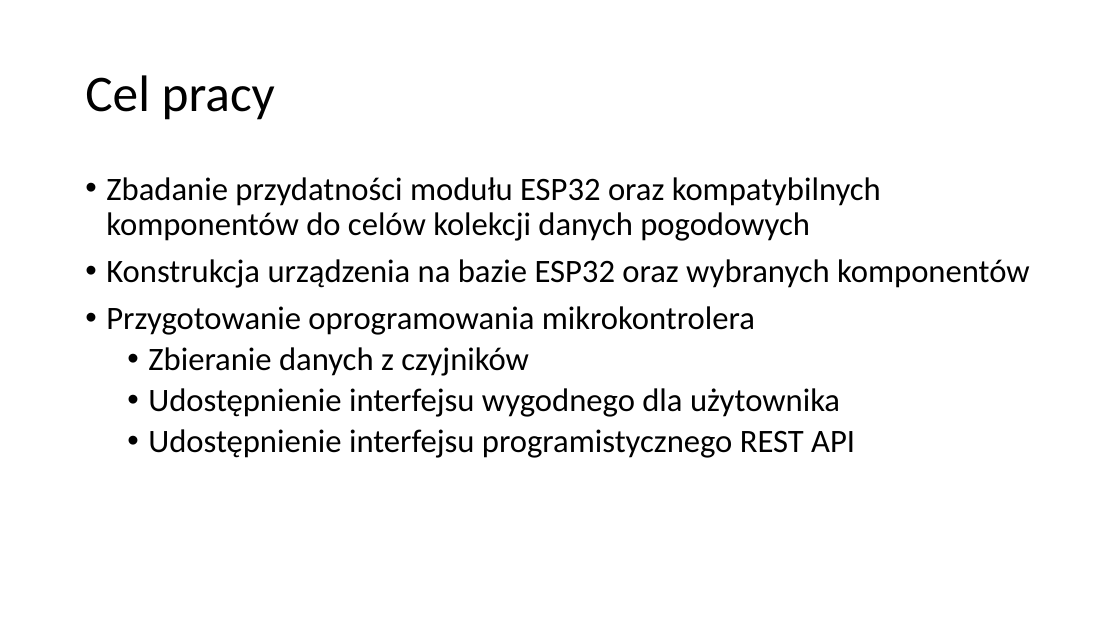
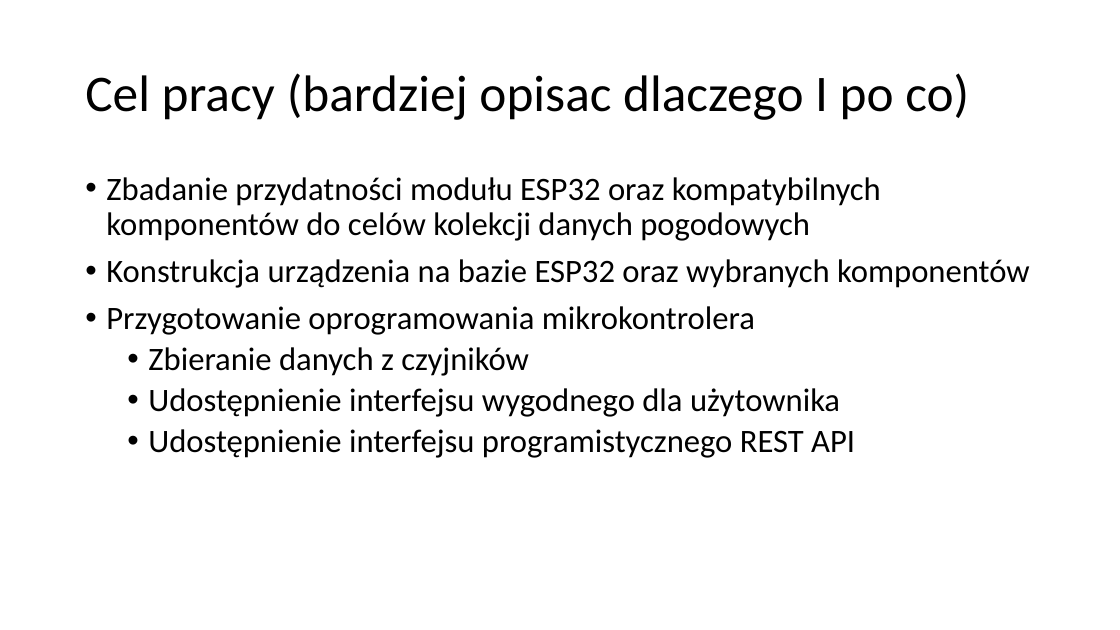
Before and after one commit to l7ssha/prac_inz, a slide deck: slide 2 of presentation-prac-inz.pptx. Drawn at 1120x630 pixels with LibreOffice and Linux fonts; fonts in the diff are those of the drawing. Boxes give left, top, right and bottom in pixels: in the first picture for what was removed or moved away, otherwise in the second. Text is boxed around its words. In the diff, an @@ line names an element or a change of style, - is before the commit and + after.

```diff
--- a/presentation-prac-inz.pptx
+++ b/presentation-prac-inz.pptx
@@ title at [85, 73, 969, 120]: text changed @@
-Cel pracy
+Cel pracy (bardziej opisac dlaczego I po co)
```
Also in this commit, not shown: 1 slide added, 1 other file.
